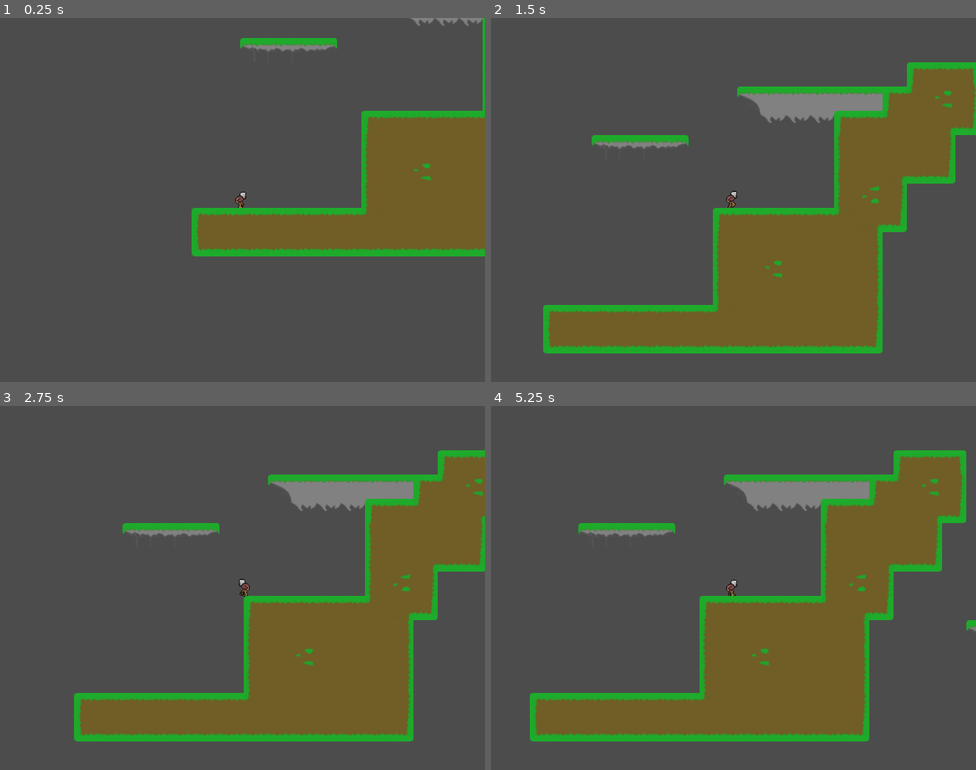
Above: before the commit, frames 1-4 (two rows, left to right).
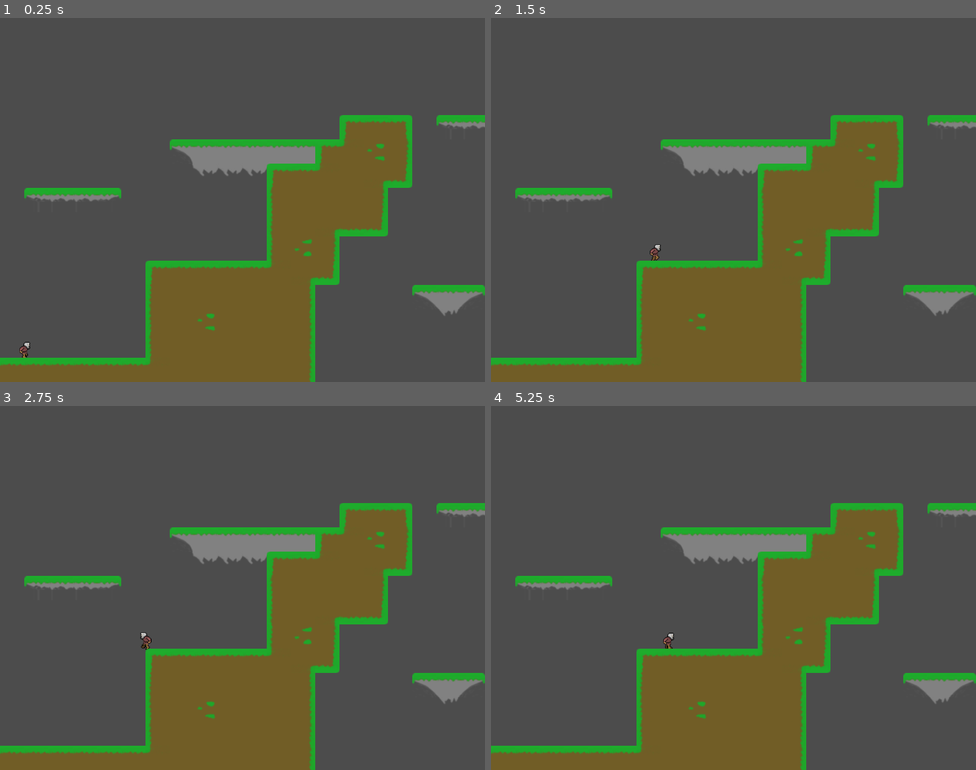
Above: after the commit, the same moments.

Repository: Kumodatsu/dream-within-a-dream
Game: Godot game, scene res://levels/Level_1.tscn
The game is run twice, just before and just after one commit, with the same random seed, the same clock (stepped at 60 frames per second) and the same inputs.
Inputs:
- Up to frame 1 (0.25 s): no input
- Up to frame 2 (1.5 s): tap Enter at 0.5 s; hold D (player_move_right) from 0.53 s (still down); tap W (player_jump) at 0.77 s
- Up to frame 3 (2.75 s): tap W (player_jump) at 1.52 s; release D (player_move_right) at 2.03 s; hold A (player_move_left) from 2.03 s (still down)
- Up to frame 4 (5.25 s): release A (player_move_left) at 2.78 s; hold D (player_move_right) 2.78-4.28 s; tap W (player_jump) at 3.02, 3.77, 4.52 s; hold A (player_move_left) 4.28-5.03 s; hold D (player_move_right) from 5.03 s (still down)

The runs differ from the first frame. In frame 1, 34% of the frame differs, in the area x 0-100%, y 0-100%; in frame 2, 33%; in frame 3, 35%, in the area x 0-100%, y 12-100%; in frame 4, 31%.

Commit message:
Set camera bounds for level 1

Diff:
--- a/dream-within-a-dream/levels/Level_1.tscn
+++ b/dream-within-a-dream/levels/Level_1.tscn
@@ -10,6 +10,11 @@
 
 [node name="Camera2D" type="Camera2D" parent="Jacob"]
 current = true
+limit_left = 0
+limit_top = 0
+limit_right = 2640
+limit_bottom = 495
+editor_draw_limits = true
 
 [node name="TileMaps" type="Node2D" parent="."]
 
